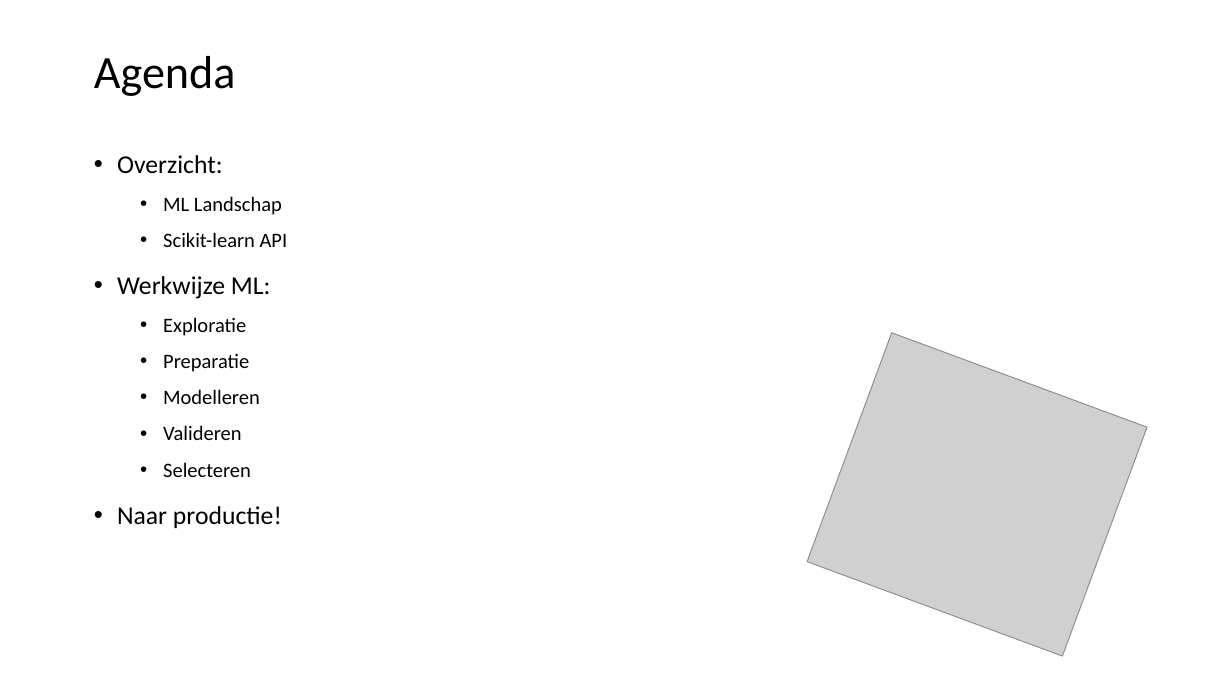
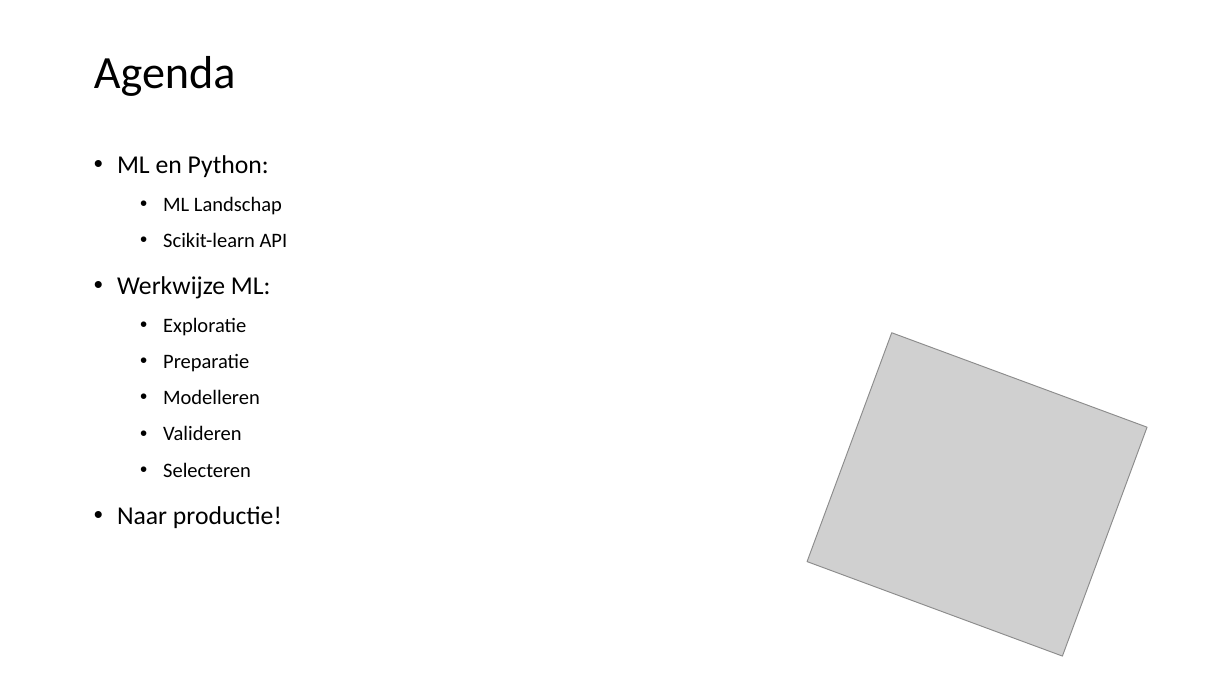
Before and after one commit to LFKoning/knowledge-sharing, a slide deck: slide 2 of python_trainees/4_scikit_learn/python_traineeship_4.pptx. Drawn at 1232x693 pixels with LibreOffice and Linux fonts; fonts in the diff are those of the drawing; grey boxes stand for pictures. Boxes give left, top, right and bottom in pixels: in the first picture for what was removed or moved away, otherwise in the second. Text is boxed around its words. In the diff, an @@ line names an element or a change of style, - is before the commit and + after.

Commit message:
Update Python trainees part 4

```diff
--- a/python_trainees/4_scikit_learn/python_traineeship_4.pptx
+++ b/python_trainees/4_scikit_learn/python_traineeship_4.pptx
@@ text at box(117, 155, 269, 177): text changed @@
-• Overzicht:
+• ML en Python:
```
Also in this commit, not shown: 10 other slides changed, 3 slides added, 1 slide removed, 10 other files.
